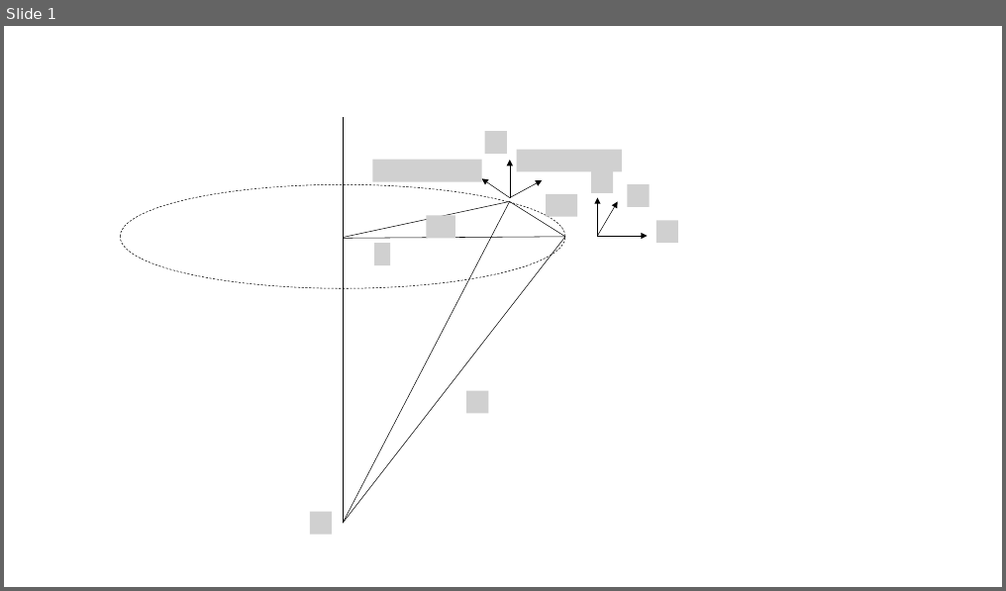
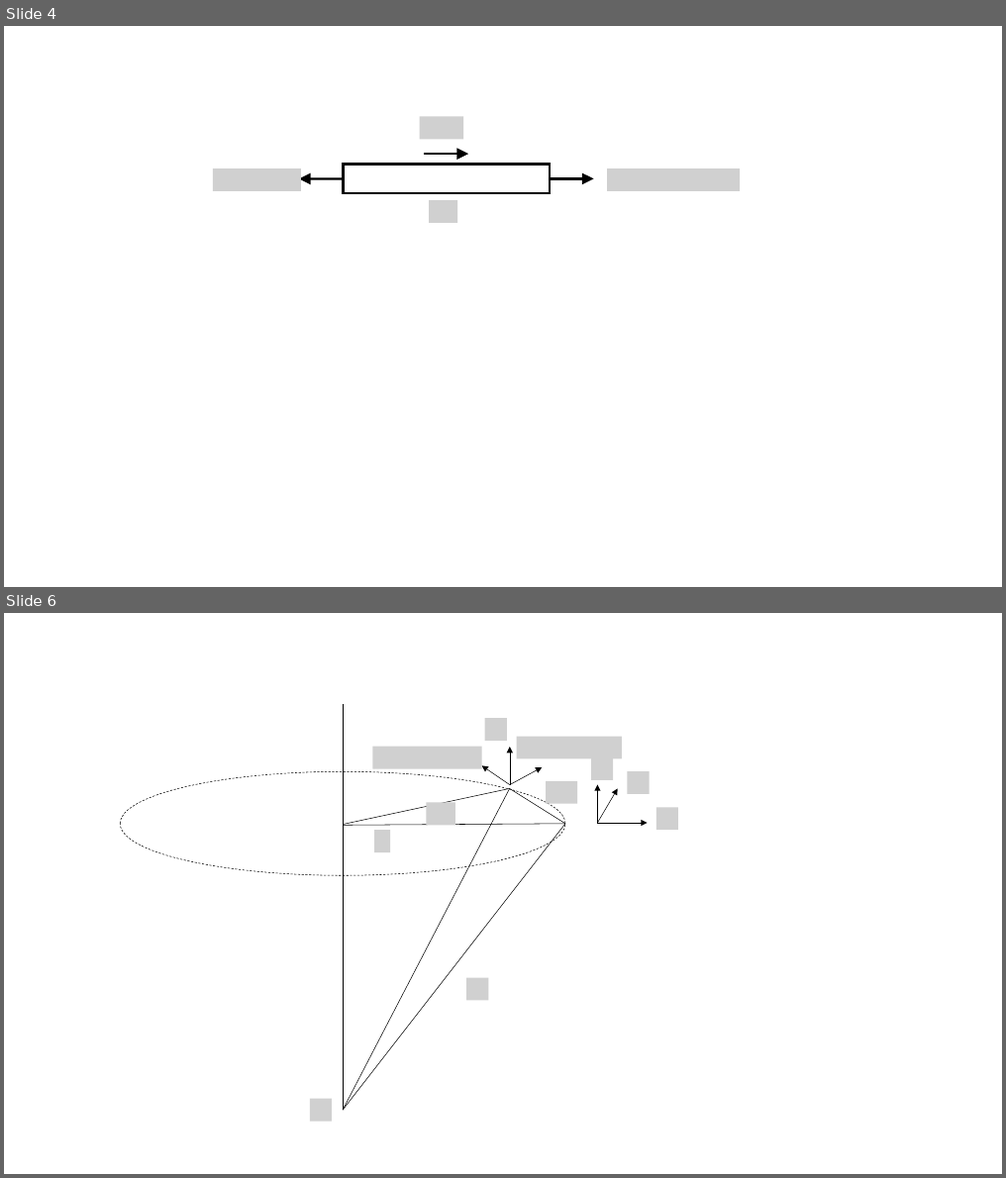
Before and after one commit to kms0523/Study, a slide deck: 그림.pptx. Shown one above the other, each under a label of ours: slide 1 before the commit, slides 4 and 6 after it; the slides between them are not shown. The pictures are 1006x591 and 1006x1178 pixels, drawn with LibreOffice and Linux fonts; fonts in the diff are those of the drawing; grey boxes stand for pictures. Boxes give left, top, right and bottom in pixels: in the first picture for what was removed or moved away, otherwise in the second. Text is boxed around its words. In the diff, an @@ line names an element or a change of style, - is before the commit and + after.

```diff
--- a/그림.pptx
+++ b/그림.pptx
@@ slide 4 added at (4, 26, 1002, 587), background #FFFFFF @@
@@ picture added at (420, 116, 463, 139) @@
@@ picture added at (213, 169, 301, 191) @@
@@ rectangle added at (344, 165, 549, 193), outline #000000 2.25 pt @@
@@ arrow added from (424, 154) to (469, 154), #000000 2.25 pt @@
@@ picture added at (607, 169, 740, 191) @@
@@ arrow added from (344, 178) to (299, 178), #000000 2.25 pt @@
@@ picture added at (430, 200, 457, 223) @@
@@ arrow added from (549, 178) to (594, 178), #000000 2.25 pt @@
@@ what was slide 1 is now slide 6 @@
```
Also in this commit, not shown: 4 other slides added, 42 other files.
